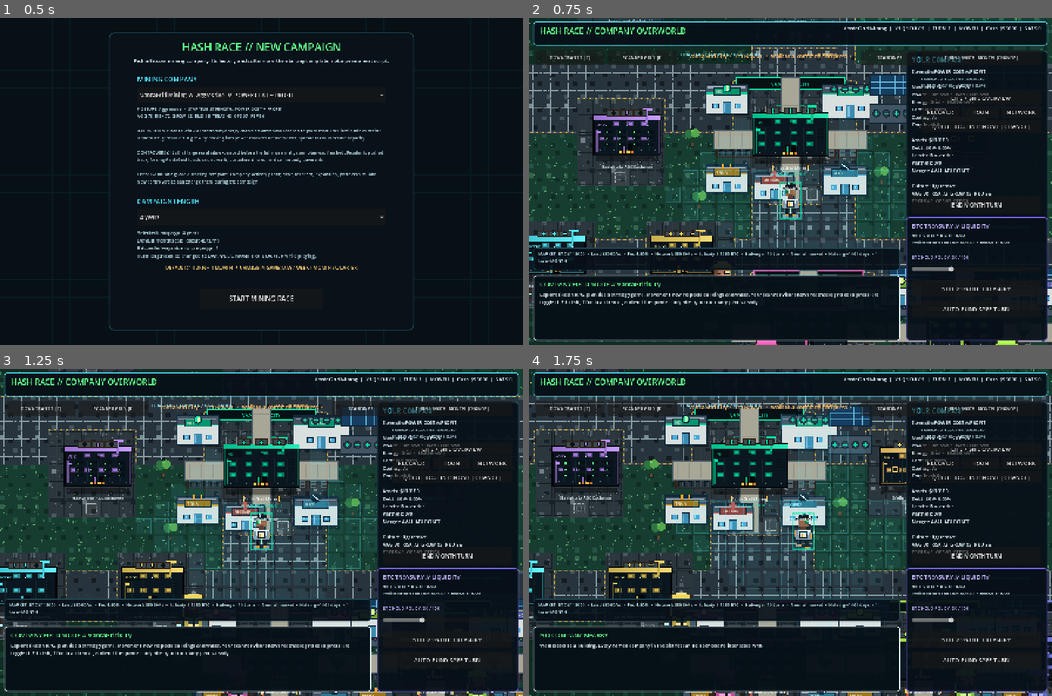
Above: before the commit, frames 1-4 (two rows, left to right).
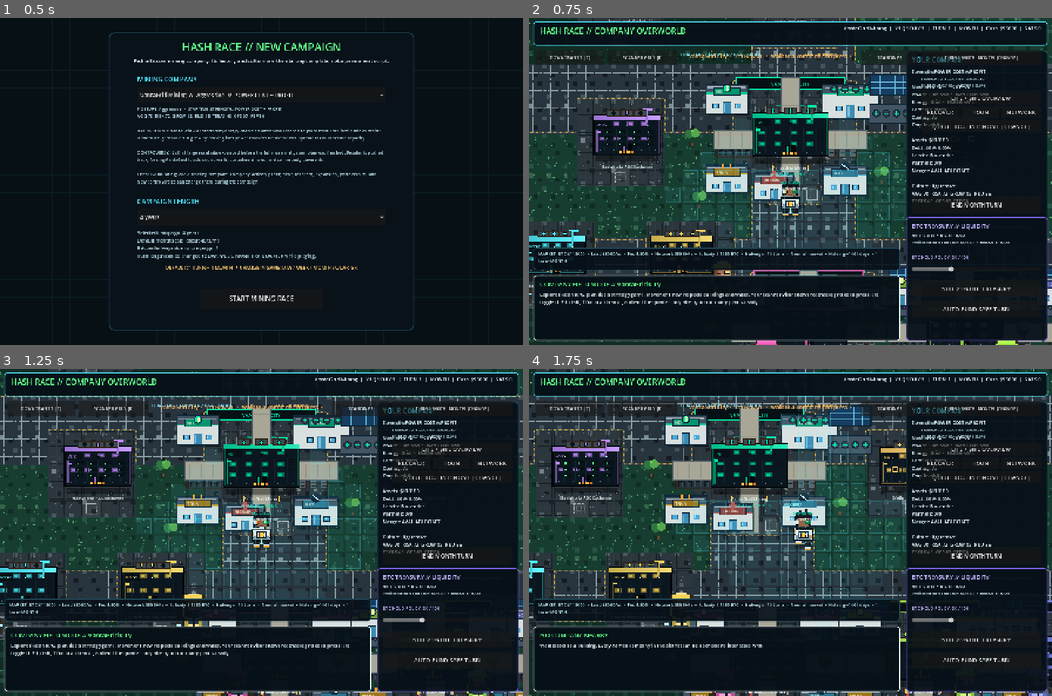
Above: after the commit, the same moments.

Repository: 1freetech/HashRace
Game: Godot game, scene res://scenes/campaign_setup.tscn
Same seed, same stepped clock (60 frames per second), same inputs: the game is played once before the commit and once after it.
Inputs (mouse positions are in pixels of both pictures, inside the frame that each line leads up to):
- Up to frame 1 (0.5 s): no input
- Up to frame 2 (0.75 s): click "START MINING RACE" at 0.5 s
- Up to frame 3 (1.25 s): no input
- Up to frame 4 (1.75 s): tap E at 1.25, 1.35 s; move the mouse to (905, 516) at 1.27 s; hold D from 1.28 s (still down); click (905, 516) at 1.42 s; tap Space at 1.52 s

Frame 1 is identical in both runs. In frame 2, 0.3% of the frame differs, in the area x 47-53%, y 49-62%; in frame 3, 0.3%; in frame 4, 0.3%.

Commit message:
v0.037 — Rebuild and animate the Hash Race operator from the approved sprite target
The main operator is now rebuilt as a more detailed procedural pixel character using the existing Godot GDScript drawing system. The character keeps brown skin, dense textured black hair, a white and graphite field suit, orange trim, a bright green one-eye scanner, front and back details, directional faces, and stronger walking poses. Existing RPG movement drives the legs, arms, bobbing, facing direction, and scanner placement, so the character is animated directly on the playable Hash Race map instead of being a pasted picture.

Diff:
--- a/Godot/scripts/world_player_sprite.gd
+++ b/Godot/scripts/world_player_sprite.gd
@@ -1,22 +1,24 @@
 extends "res://scripts/world_visual_detail.gd"
 
-# Hash Race v0.035 player-character presentation.
-# Original procedural Game Boy Color-style operator inspired by the approved
-# Hash Race concept art: brown skin, futuristic field suit and green scanner.
-# Drawing it from GDScript keeps the character crisp at any camera zoom and lets
-# the existing RPG movement state drive real directional animation.
+# Hash Race v0.037 procedural operator.
+# The approved sprite-sheet target is translated into reusable GDScript shapes:
+# brown skin, textured black hair, white/graphite suit, orange trim and green
+# one-eye scanner. Movement already owned by the RPG world drives the animation.
 
 const PLAYER_PX: float = 4.0
 const PLAYER_SKIN_DARK := Color("5b3428")
 const PLAYER_SKIN := Color("9a5d3c")
 const PLAYER_SKIN_LIGHT := Color("c47b4c")
 const PLAYER_HAIR := Color("11141b")
+const PLAYER_HAIR_LIGHT := Color("292b3c")
 const PLAYER_SUIT_DARK := Color("101923")
 const PLAYER_SUIT := Color("e6edf2")
 const PLAYER_SUIT_SHADE := Color("8796a6")
 const PLAYER_ORANGE := Color("f59b23")
+const PLAYER_GOLD := Color("ffd24a")
 const PLAYER_SCOUTER := Color("37e46f")
 const PLAYER_SCOUTER_DARK := Color("0b6e43")
+const PLAYER_OUTLINE := Color("070b11")
 
 func _draw_tech_rep(pos: Vector2, accent: Color, scanner: String, is_player: bool) -> void:
     if not is_player:
@@ -24,69 +26,106 @@
         return
     _draw_hashrace_player(pos, accent)
 
-func _draw_hashrace_player(pos: Vector2, accent: Color) -> void:
+func _draw_hashrace_player(pos: Vector2, accent: Color = PLAYER_ORANGE) -> void:
     var moving: bool = not rep_animation_state.ends_with("_idle")
+    var run_mode: bool = rep_animation_state.contains("run")
     var stride: int = 0
     if moving:
-        stride = 1 if sin(rep_step_phase) >= 0.0 else -1
-    var bob: float = -4.0 if moving and absf(sin(rep_step_phase)) > 0.55 else 0.0
+        stride = 2 if sin(rep_step_phase) >= 0.0 else -2
+        if run_mode: stride *= 2
+    var bob: float = -4.0 if moving and absf(sin(rep_step_phase)) > 0.45 else 0.0
     var origin: Vector2 = VisualStack.snap_to_pixel(pos + Vector2(0.0, bob))
-    draw_ellipse_shadow(VisualStack.snap_to_pixel(pos + Vector2(0.0, 35.0)), 23.0, 8.0)
     var side: bool = rep_facing == "left" or rep_facing == "right"
     var back: bool = rep_facing == "up"
     var mirror: int = -1 if rep_facing == "left" else 1
 
-    _pspx(origin, -4, 5 + stride, 3, 5, PLAYER_PX, PLAYER_SUIT_DARK)
-    _pspx(origin, 1, 5 - stride, 3, 5, PLAYER_PX, PLAYER_SUIT_DARK)
-    _pspx(origin, -5, 9 + stride, 4, 2, PLAYER_PX, PLAYER_SUIT_SHADE)
-    _pspx(origin, 1, 9 - stride, 4, 2, PLAYER_PX, PLAYER_SUIT_SHADE)
-    _pspx(origin, -4, 9 + stride, 3, 1, PLAYER_PX, PLAYER_ORANGE)
-    _pspx(origin, 1, 9 - stride, 3, 1, PLAYER_PX, PLAYER_ORANGE)
+    draw_ellipse_shadow(VisualStack.snap_to_pixel(pos + Vector2(0.0, 39.0)), 25.0, 8.0)
+    _draw_operator_legs(origin, stride)
+    _draw_operator_body(origin, stride, back)
+    _draw_operator_head(origin, side, back, mirror)
+    _draw_operator_hair(origin, side, back, mirror)
+    _draw_operator_scouter(origin, back, mirror)
+    _draw_operator_badge(origin, back)
 
-    _pspx(origin, -6, -2, 12, 8, PLAYER_PX, PLAYER_SUIT_DARK)
-    _pspx(origin, -5, -2, 10, 7, PLAYER_PX, PLAYER_SUIT)
-    _pspx(origin, -5, 2, 10, 3, PLAYER_PX, PLAYER_SUIT_SHADE)
-    _pspx(origin, -3, -1, 6, 5, PLAYER_PX, PLAYER_SUIT_DARK)
-    _pspx(origin, -2, 0, 4, 3, PLAYER_PX, PLAYER_SUIT)
-    _pspx(origin, -1, 1, 2, 1, PLAYER_PX, PLAYER_ORANGE)
-    _pspx(origin, -6, -1 + stride, 2, 5, PLAYER_PX, PLAYER_SUIT_SHADE)
-    _pspx(origin, 4, -1 - stride, 2, 5, PLAYER_PX, PLAYER_SUIT_SHADE)
-    _pspx(origin, -6, 0 + stride, 1, 3, PLAYER_PX, PLAYER_ORANGE)
-    _pspx(origin, 5, 0 - stride, 1, 3, PLAYER_PX, PLAYER_ORANGE)
+func _draw_operator_legs(o: Vector2, stride: int) -> void:
+    _pspx(o,-5,5+stride,4,5,PLAYER_PX,PLAYER_OUTLINE)
+    _pspx(o,1,5-stride,4,5,PLAYER_PX,PLAYER_OUTLINE)
+    _pspx(o,-4,5+stride,3,4,PLAYER_PX,PLAYER_SUIT_DARK)
+    _pspx(o,1,5-stride,3,4,PLAYER_PX,PLAYER_SUIT_DARK)
+    _pspx(o,-5,8+stride,4,2,PLAYER_PX,PLAYER_SUIT)
+    _pspx(o,1,8-stride,4,2,PLAYER_PX,PLAYER_SUIT)
+    _pspx(o,-5,9+stride,4,1,PLAYER_PX,PLAYER_ORANGE)
+    _pspx(o,1,9-stride,4,1,PLAYER_PX,PLAYER_ORANGE)
 
-    _pspx(origin, -2, -5, 4, 3, PLAYER_PX, PLAYER_SKIN_DARK)
-    _pspx(origin, -4, -10, 8, 6, PLAYER_PX, PLAYER_SKIN)
+func _draw_operator_body(o: Vector2, stride: int, back: bool) -> void:
+    _pspx(o,-7,-3,14,9,PLAYER_PX,PLAYER_OUTLINE)
+    _pspx(o,-6,-2,12,7,PLAYER_PX,PLAYER_SUIT)
+    _pspx(o,-5,2,10,3,PLAYER_PX,PLAYER_SUIT_SHADE)
+    _pspx(o,-4,-1,8,5,PLAYER_PX,PLAYER_SUIT_DARK)
+    _pspx(o,-3,0,6,3,PLAYER_PX,PLAYER_SUIT)
+    _pspx(o,-7,-1+stride,2,5,PLAYER_PX,PLAYER_OUTLINE)
+    _pspx(o,5,-1-stride,2,5,PLAYER_PX,PLAYER_OUTLINE)
+    _pspx(o,-6,-1+stride,1,4,PLAYER_PX,PLAYER_SUIT)
+    _pspx(o,5,-1-stride,1,4,PLAYER_PX,PLAYER_SUIT)
+    _pspx(o,-6,0+stride,1,2,PLAYER_PX,PLAYER_ORANGE)
+    _pspx(o,5,0-stride,1,2,PLAYER_PX,PLAYER_ORANGE)
+    if back:
+        _pspx(o,-3,0,6,3,PLAYER_PX,PLAYER_SUIT_SHADE)
+
+func _draw_operator_head(o: Vector2, side: bool, back: bool, mirror: int) -> void:
+    _pspx(o,-5,-11,10,7,PLAYER_PX,PLAYER_OUTLINE)
+    if back:
+        _pspx(o,-4,-10,8,6,PLAYER_PX,PLAYER_HAIR)
+        return
+    _pspx(o,-4,-10,8,6,PLAYER_PX,PLAYER_SKIN)
+    _pspx(o,-3,-9,2,1,PLAYER_PX,PLAYER_SKIN_LIGHT)
     if side:
-        _pspx(origin, -4 if mirror < 0 else 3, -9, 2, 4, PLAYER_PX, PLAYER_SKIN_DARK)
-        _pspx(origin, -2 if mirror < 0 else 1, -7, 1, 1, PLAYER_PX, PLAYER_SKIN_LIGHT)
-    elif not back:
-        _pspx(origin, -3, -7, 1, 1, PLAYER_PX, PLAYER_SKIN_LIGHT)
-        _pspx(origin, 2, -7, 1, 1, PLAYER_PX, PLAYER_SKIN_LIGHT)
-        _pspx(origin, -1, -5, 2, 1, PLAYER_PX, PLAYER_SKIN_DARK)
+        var eye_x: int = -3 if mirror < 0 else 2
+        _pspx(o,eye_x,-7,1,1,PLAYER_PX,PLAYER_OUTLINE)
+        _pspx(o,-4 if mirror < 0 else 3,-8,1,3,PLAYER_PX,PLAYER_SKIN_DARK)
+    else:
+        _pspx(o,-3,-7,1,1,PLAYER_PX,PLAYER_OUTLINE)
+        _pspx(o,2,-7,1,1,PLAYER_PX,PLAYER_OUTLINE)
+        _pspx(o,-1,-5,2,1,PLAYER_PX,PLAYER_SKIN_DARK)
 
-    _pspx(origin, -4, -11, 8, 2, PLAYER_PX, PLAYER_HAIR)
-    _pspx(origin, -5, -10, 2, 2, PLAYER_PX, PLAYER_HAIR)
-    _pspx(origin, 3, -10, 2, 2, PLAYER_PX, PLAYER_HAIR)
-    _pspx(origin, -3, -12, 2, 2, PLAYER_PX, PLAYER_HAIR)
-    _pspx(origin, 0, -13, 2, 3, PLAYER_PX, PLAYER_HAIR)
-    _pspx(origin, 2, -12, 2, 2, PLAYER_PX, PLAYER_HAIR)
+func _draw_operator_hair(o: Vector2, side: bool, back: bool, mirror: int) -> void:
+    _pspx(o,-5,-13,10,3,PLAYER_PX,PLAYER_HAIR)
+    _pspx(o,-6,-11,2,3,PLAYER_PX,PLAYER_HAIR)
+    _pspx(o,4,-11,2,3,PLAYER_PX,PLAYER_HAIR)
+    # Dense irregular clusters approximate the sprite-sheet's textured silhouette.
+    var tufts := [Vector2i(-5,-14),Vector2i(-3,-15),Vector2i(-1,-14),Vector2i(1,-16),Vector2i(3,-14),Vector2i(4,-13)]
+    for t in tufts:
+        _pspx(o,t.x,t.y,2,3,PLAYER_PX,PLAYER_HAIR)
+        _pspx(o,t.x+1,t.y+1,1,1,PLAYER_PX,PLAYER_HAIR_LIGHT)
+    if back:
+        _pspx(o,-4,-10,8,4,PLAYER_PX,PLAYER_HAIR)
 
+func _draw_operator_scouter(o: Vector2, back: bool, mirror: int) -> void:
+    if back:
+        _pspx(o,-5,-8,1,3,PLAYER_PX,PLAYER_SUIT)
+        _pspx(o,4,-8,1,3,PLAYER_PX,PLAYER_SUIT)
+        _pspx(o,-5,-7,1,1,PLAYER_PX,PLAYER_ORANGE)
+        _pspx(o,4,-7,1,1,PLAYER_PX,PLAYER_ORANGE)
+        return
+    var lens_x: int = -4 if mirror < 0 else 1
+    _pspx(o,lens_x,-9,4,3,PLAYER_PX,PLAYER_OUTLINE)
+    _pspx(o,lens_x,-8,4,2,PLAYER_PX,PLAYER_SCOUTER_DARK)
+    _pspx(o,lens_x+1,-8,2,1,PLAYER_PX,PLAYER_SCOUTER)
+    _pspx(o,lens_x+1,-8,1,1,PLAYER_PX,Color("a4ffaf"))
+    var ear_x: int = 4 if mirror < 0 else -5
+    _pspx(o,ear_x,-9,2,4,PLAYER_PX,PLAYER_OUTLINE)
+    _pspx(o,ear_x,-8,2,2,PLAYER_PX,PLAYER_SUIT)
+    _pspx(o,ear_x+1,-8,1,2,PLAYER_PX,PLAYER_ORANGE)
+
+func _draw_operator_badge(o: Vector2, back: bool) -> void:
+    _pspx(o,-2,0,4,3,PLAYER_PX,PLAYER_OUTLINE)
+    _pspx(o,-1,0,2,3,PLAYER_PX,PLAYER_ORANGE)
+    _pspx(o,0,0,1,3,PLAYER_PX,PLAYER_GOLD)
     if not back:
-        var lens_x: int = -4 if rep_facing != "right" else 1
-        _pspx(origin, lens_x, -8, 4, 2, PLAYER_PX, PLAYER_SCOUTER_DARK)
-        _pspx(origin, lens_x + 1, -8, 3, 1, PLAYER_PX, PLAYER_SCOUTER)
-        _pspx(origin, lens_x + 3, -9, 1, 3, PLAYER_PX, PLAYER_SUIT)
-        _pspx(origin, -1, 1, 2, 2, PLAYER_PX, PLAYER_ORANGE)
-        _pspx(origin, 0, 1, 1, 2, PLAYER_PX, Color("fff0b0"))
-    else:
-        _pspx(origin, -3, -1, 6, 4, PLAYER_PX, PLAYER_SUIT_SHADE)
-        _pspx(origin, -1, 0, 2, 2, PLAYER_PX, PLAYER_ORANGE)
-
-    var player_rect := Rect2(origin + Vector2(-30.0, -55.0), Vector2(60.0, 101.0))
-    _draw_layered_stroke_rect(player_rect, Color(0.0, 0.0, 0.0, 0.0), Color(accent.r, accent.g, accent.b, 0.72), Color(accent.r, accent.g, accent.b, 0.24), 2.0)
+        _pspx(o,1,1,1,1,PLAYER_PX,PLAYER_GOLD)
 
 func _pspx(origin: Vector2, gx: int, gy: int, gw: int, gh: int, px: float, color: Color) -> void:
-    draw_rect(Rect2(origin + Vector2(float(gx) * px, float(gy) * px), Vector2(float(gw) * px, float(gh) * px)), color, true)
+    draw_rect(Rect2(origin + Vector2(float(gx)*px,float(gy)*px),Vector2(float(gw)*px,float(gh)*px)),color,true)
 
 func debug_player_sprite_ready() -> bool:
-    return PLAYER_PX == 4.0 and rep_animation_state.length() > 0
+    return PLAYER_PX == 4.0 and rep_animation_state.length() > 0 and PLAYER_SCOUTER.g > 0.8
